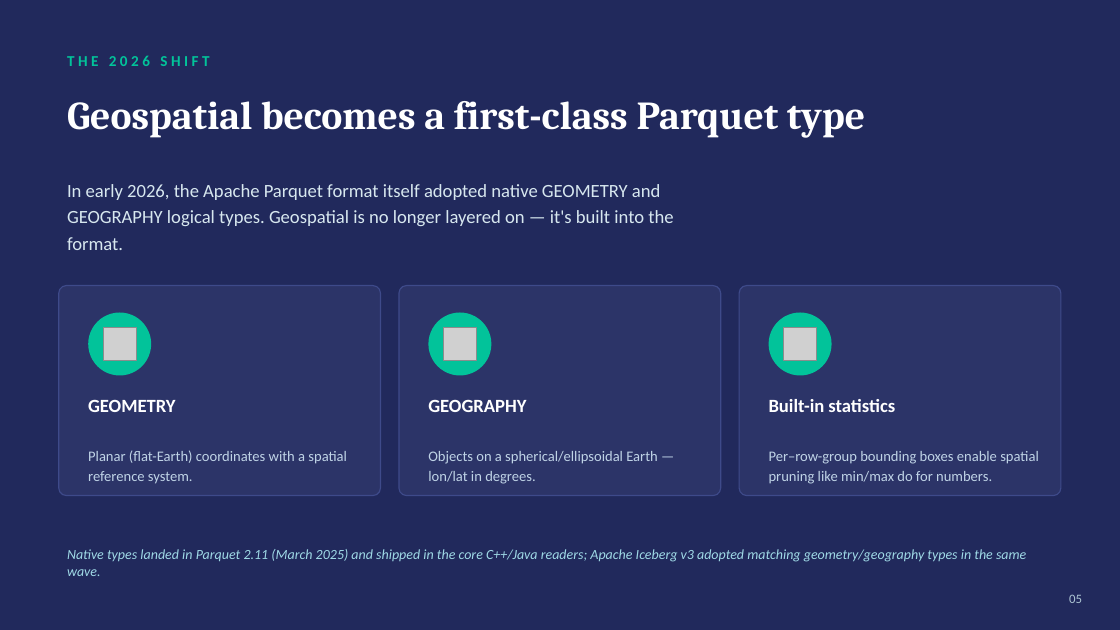
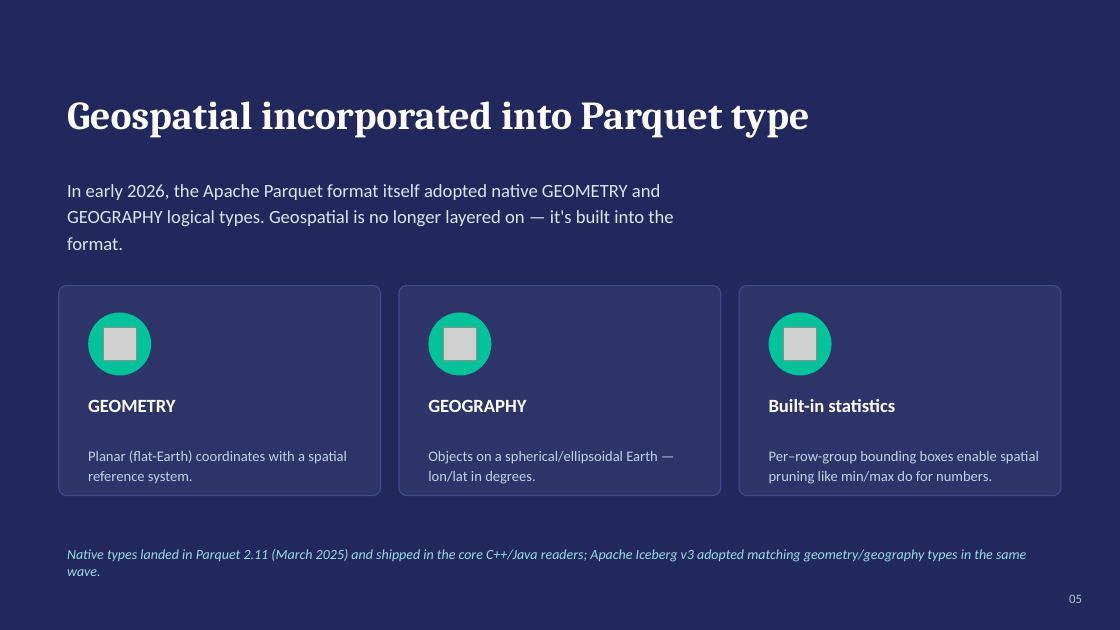
Before and after one commit to USEPA/OSGEO, a slide deck: slide 5 of GeoParquet_Intro.pptx. Drawn at 1120x630 pixels with LibreOffice and Linux fonts; fonts in the diff are those of the drawing; grey boxes stand for pictures. Boxes give left, top, right and bottom in pixels: in the first picture for what was removed or moved away, otherwise in the second. Text is boxed around its words. In the diff, an @@ line names an element or a change of style, - is before the commit and + after.

Commit message:
ppt update

```diff
--- a/GeoParquet_Intro.pptx
+++ b/GeoParquet_Intro.pptx
@@ text removed at box(67, 55, 209, 66) @@
-THE 2026 SHIFT
@@ text at box(67, 101, 809, 138): text changed @@
-Geospatial becomes a first-class Parquet type
+Geospatial incorporated into Parquet type
```
Also in this commit, not shown: 1 other slide changed.
